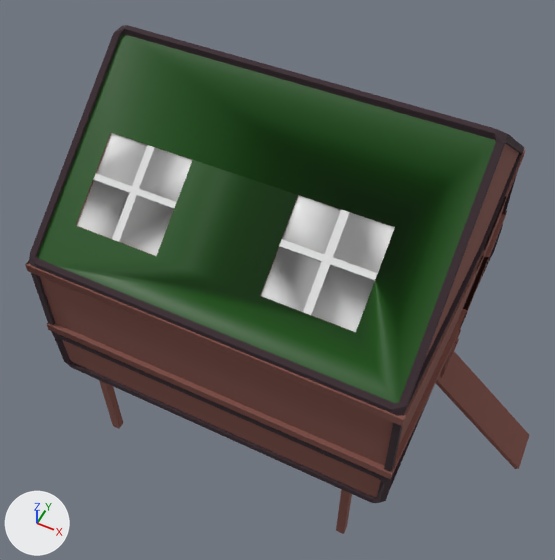
The FBX model eggon/Assets/models/coop.fbx: old version first, new version second.
One viewpoint serves both versions: a 50 mm lens placed at (3.34, -6.81, 8.85), pointed at (0.13, -0.4, 0.83). Arrows for +X, +Y and +Z are at lower left; the lights stay in place. Where no turn or scale is listed for an object, it has been applied to the vertices.

The first picture shows 'Plane.002', 'Plane.003', 'Plane.004', 'kladka', 'main', 'pillars', 'windows'.
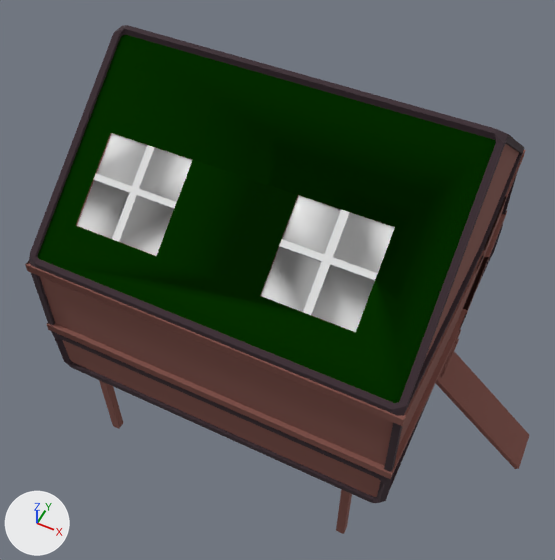
Commit message: coop doors

Where the newer file only moved an object's origin or applied its transform, the numbers keep the older frame.

Where the change shows, as pixel boxes (x1, y1, x2, y2) in the pictures (555 x 560 px):
'main', surface changed
    both: (38, 35, 496, 403)

Patch to the scene script:
```diff
--- a/eggon/Assets/models/coop.fbx.py
+++ b/eggon/Assets/models/coop.fbx.py
@@ mat_material_004 @@
 mat_material_004.base_color = (0.00427, 0.0789, 0.0)  # dark green #0e4f00
+mat_material_004.roughness = 1.0
+mat_material_004.metallic = 1.0
```
